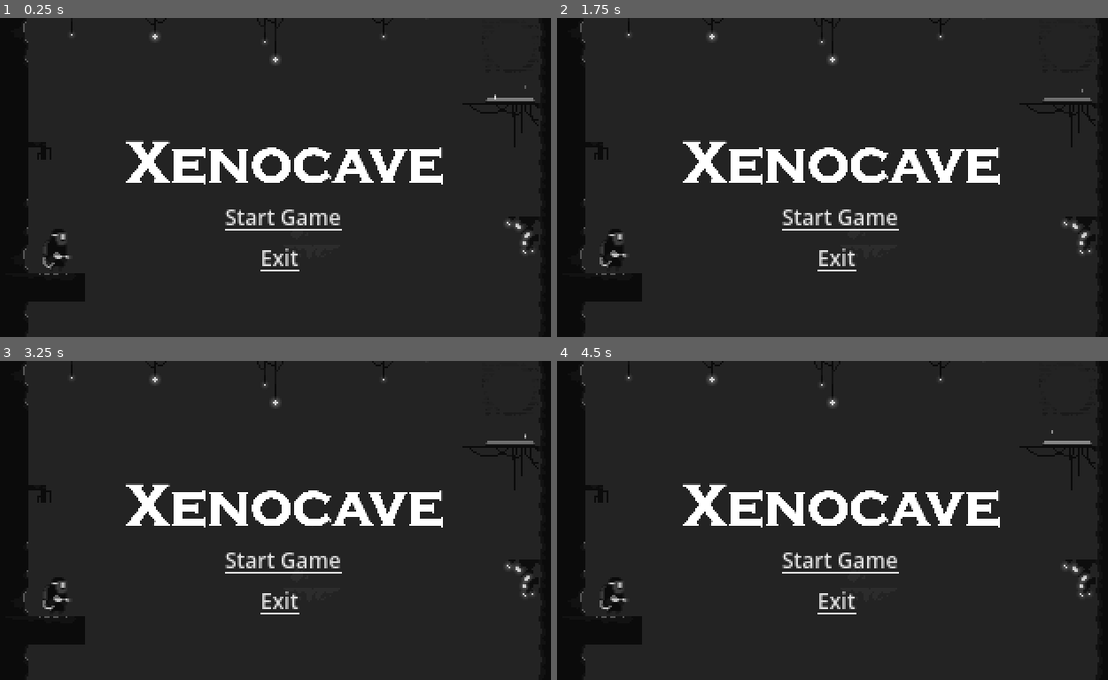
Above: before the commit, frames 1-4 (two rows, left to right).
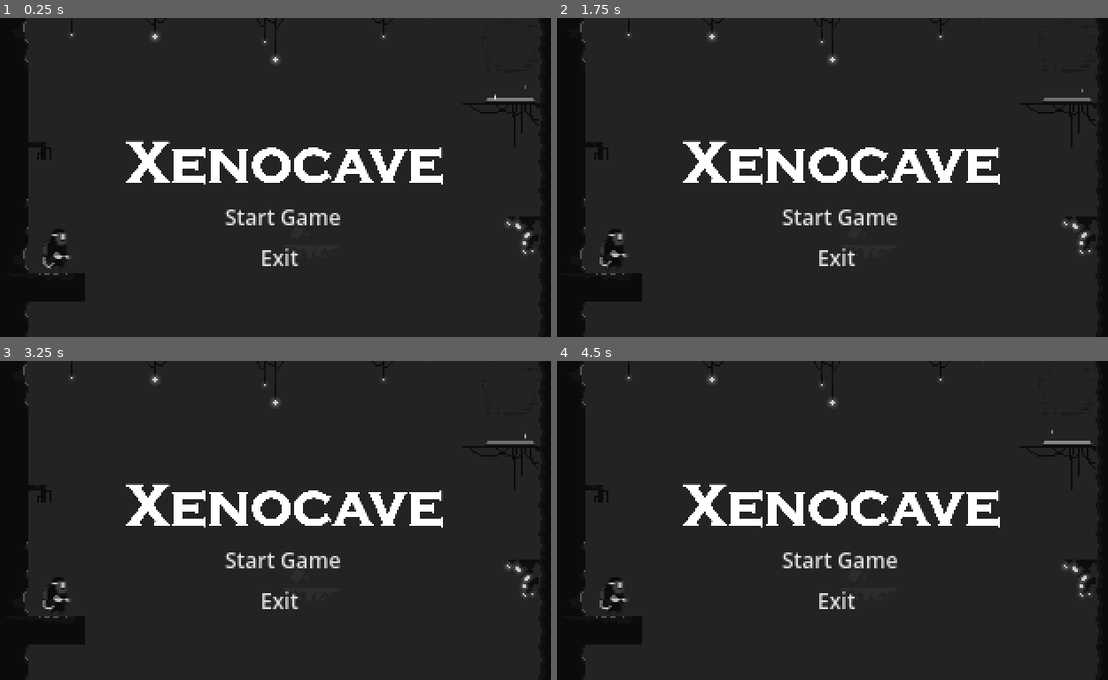
Above: after the commit, the same moments.

Repository: adhan-857/gamejam-xenocave
Game: Godot game, scene res://scenes/MainMenu.tscn
Same seed, same stepped clock (60 frames per second), same inputs: the game is played once before the commit and once after it.
Inputs:
- Up to frame 1 (0.25 s): no input
- Up to frame 2 (1.75 s): tap Enter at 0.5 s; hold Right (ui_right) from 0.53 s (still down); tap Space (ui_select) at 0.77, 1.52 s
- Up to frame 3 (3.25 s): release Right (ui_right) at 2.03 s; hold Left (ui_left) 2.03-2.78 s; hold Right (ui_right) from 2.78 s (still down); tap Space (ui_select) at 3.02 s
- Up to frame 4 (4.5 s): tap Space (ui_select) at 3.77 s; release Right (ui_right) at 4.28 s; hold Left (ui_left) from 4.28 s (still down)

The runs differ from the first frame. In frame 1, 0.2% of the frame differs, in the area x 40-63%, y 66-80%; in frame 2, 0.2%; in frame 3, 0.2%; in frame 4, 0.2%.

Commit message:
Main menu visual enchancement

Diff:
--- a/scenes/LoseScreen.tscn
+++ b/scenes/LoseScreen.tscn
@@ -438,8 +438,11 @@
 offset_top = 127.0
 offset_right = 193.0
 offset_bottom = 167.0
+theme_override_colors/font_pressed_color = Color(0.670588, 0.670588, 0.670588, 1)
+theme_override_colors/font_hover_color = Color(0.670588, 0.670588, 0.670588, 1)
 theme_override_font_sizes/font_size = 12
 text = "Main Menu"
+underline = 2
 script = ExtResource("4_pil3l")
 
 [node name="CharacterBody2D" type="CharacterBody2D" parent="."]
--- a/scenes/MainMenu.tscn
+++ b/scenes/MainMenu.tscn
@@ -324,8 +324,11 @@
 offset_top = 104.0
 offset_right = 193.0
 offset_bottom = 144.0
+theme_override_colors/font_pressed_color = Color(0.670588, 0.670588, 0.670588, 1)
+theme_override_colors/font_hover_color = Color(0.670588, 0.670588, 0.670588, 1)
 theme_override_font_sizes/font_size = 12
 text = "Start Game"
+underline = 2
 script = ExtResource("3_o4tb4")
 
 [node name="LinkButton2" type="LinkButton" parent="."]
@@ -333,8 +336,11 @@
 offset_top = 127.0
 offset_right = 213.0
 offset_bottom = 167.0
+theme_override_colors/font_pressed_color = Color(0.67069, 0.67069, 0.67069, 1)
+theme_override_colors/font_hover_color = Color(0.670588, 0.670588, 0.670588, 1)
 theme_override_font_sizes/font_size = 12
 text = "Exit"
+underline = 2
 script = ExtResource("4_h0kn2")
 
 [node name="PlayerMain" parent="." instance=ExtResource("5_4fa5e")]
--- a/scenes/WinScreen.tscn
+++ b/scenes/WinScreen.tscn
@@ -329,8 +329,11 @@
 offset_top = 127.0
 offset_right = 193.0
 offset_bottom = 167.0
+theme_override_colors/font_pressed_color = Color(0.670588, 0.670588, 0.670588, 1)
+theme_override_colors/font_hover_color = Color(0.670588, 0.670588, 0.670588, 1)
 theme_override_font_sizes/font_size = 12
 text = "Main Menu"
+underline = 2
 script = ExtResource("3_4ncyi")
 
 [node name="AudioStreamPlayer2D" type="AudioStreamPlayer2D" parent="."]
